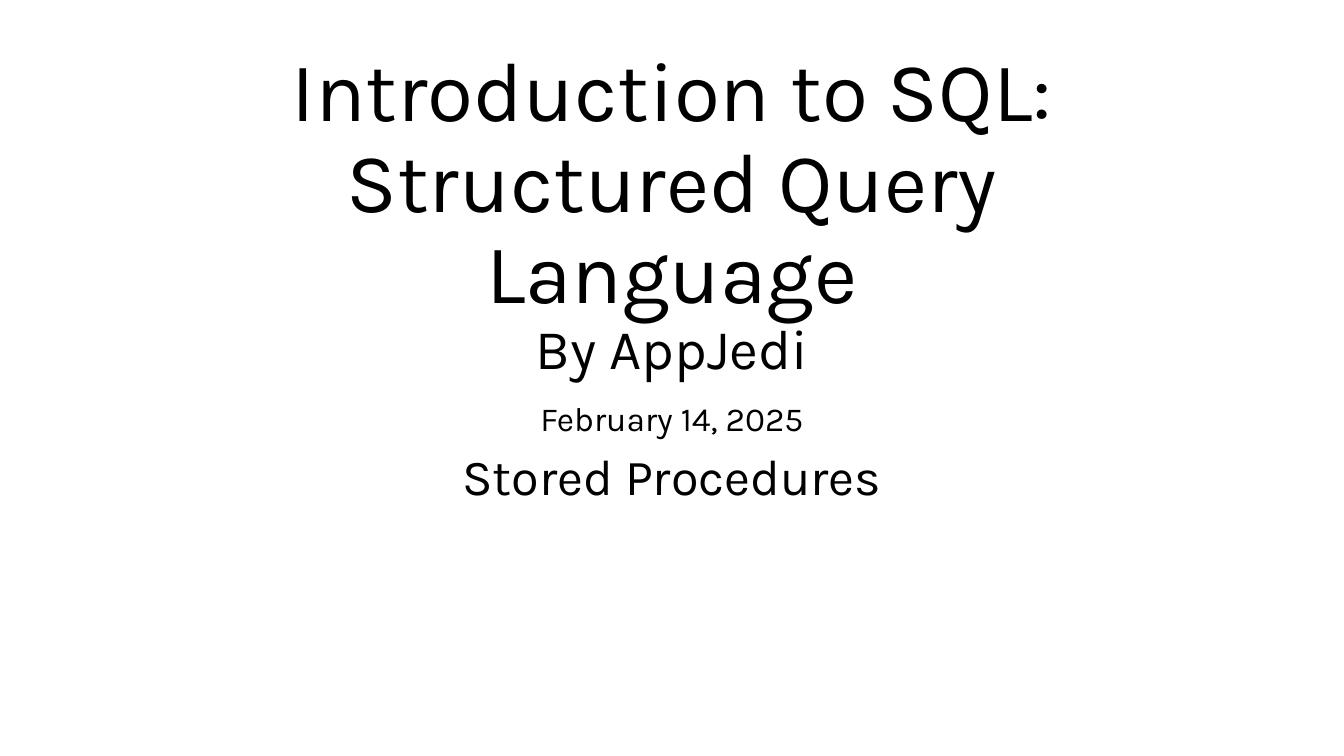
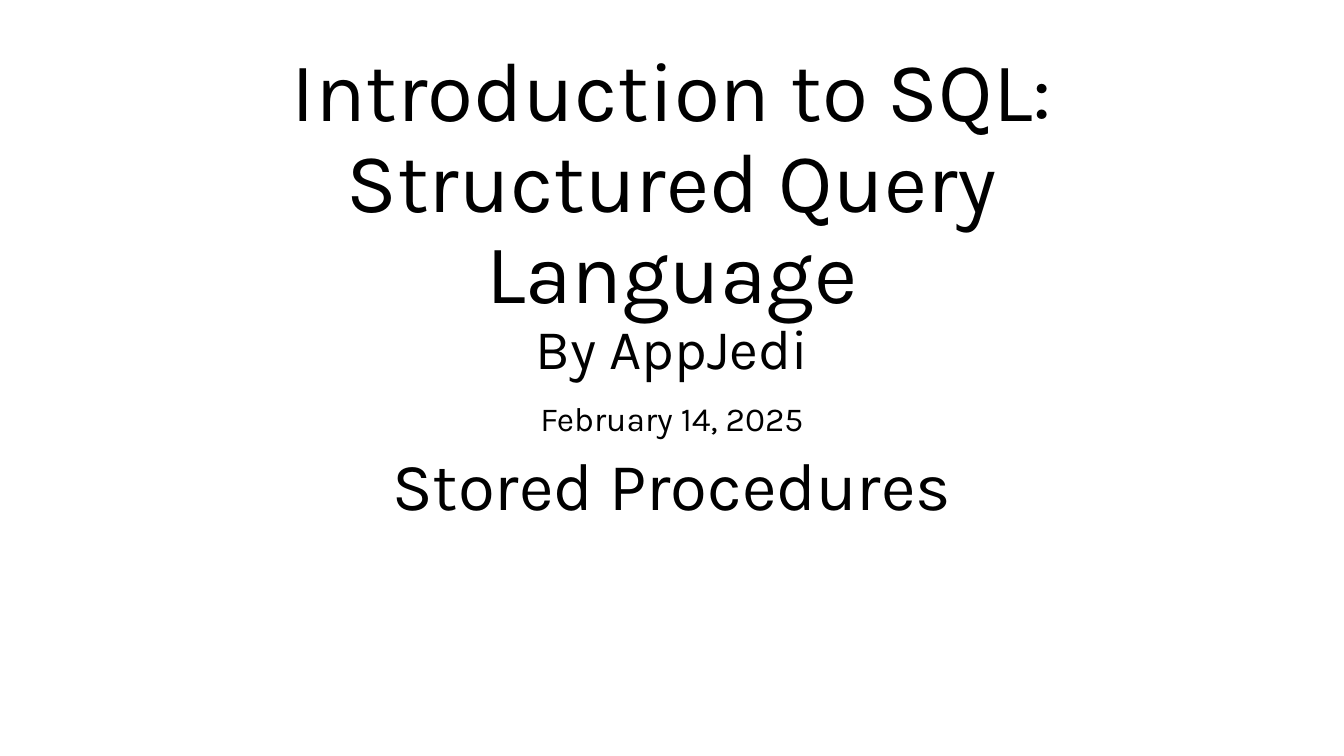
Before and after one commit to appjedi/youtube, a slide deck: slide 1 of SQL/Intro To SQL Stored Procedures.pptx. Drawn at 1344x756 pixels with LibreOffice and Linux fonts; fonts in the diff are those of the drawing. Boxes give left, top, right and bottom in pixels: in the first picture for what was removed or moved away, otherwise in the second. Text is boxed around its words. In the diff, an @@ line names an element or a change of style, - is before the commit and + after.

```diff
--- a/SQL/Intro To SQL Stored Procedures.pptx
+++ b/SQL/Intro To SQL Stored Procedures.pptx
@@ subtitle at <box>392,464,951,511</box>: size 36 to 48 pt in "Stored Procedures" @@
```
